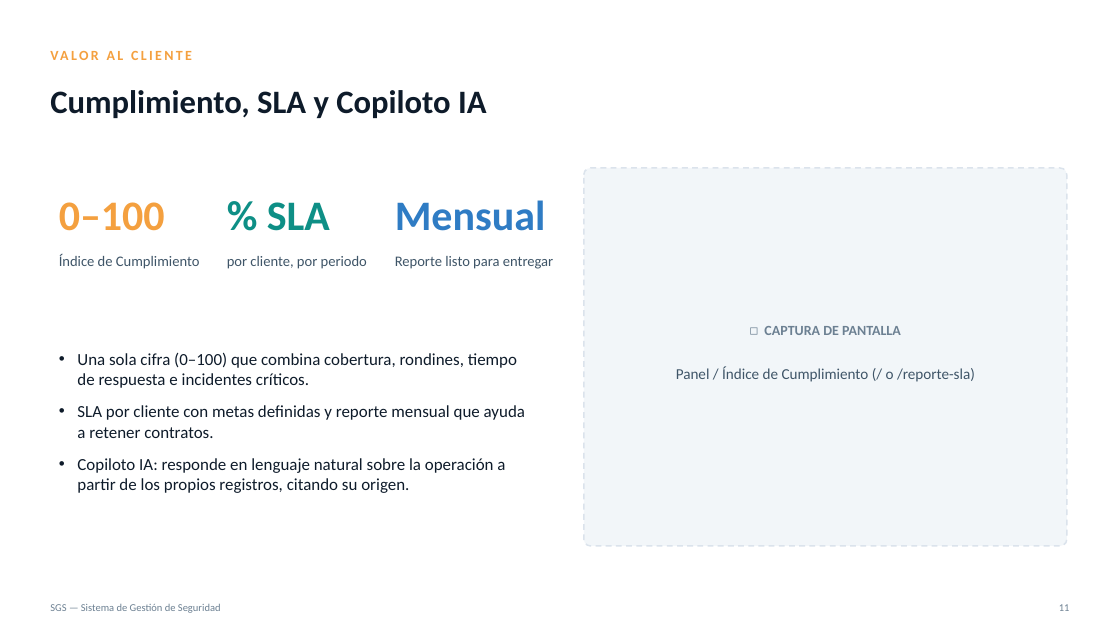
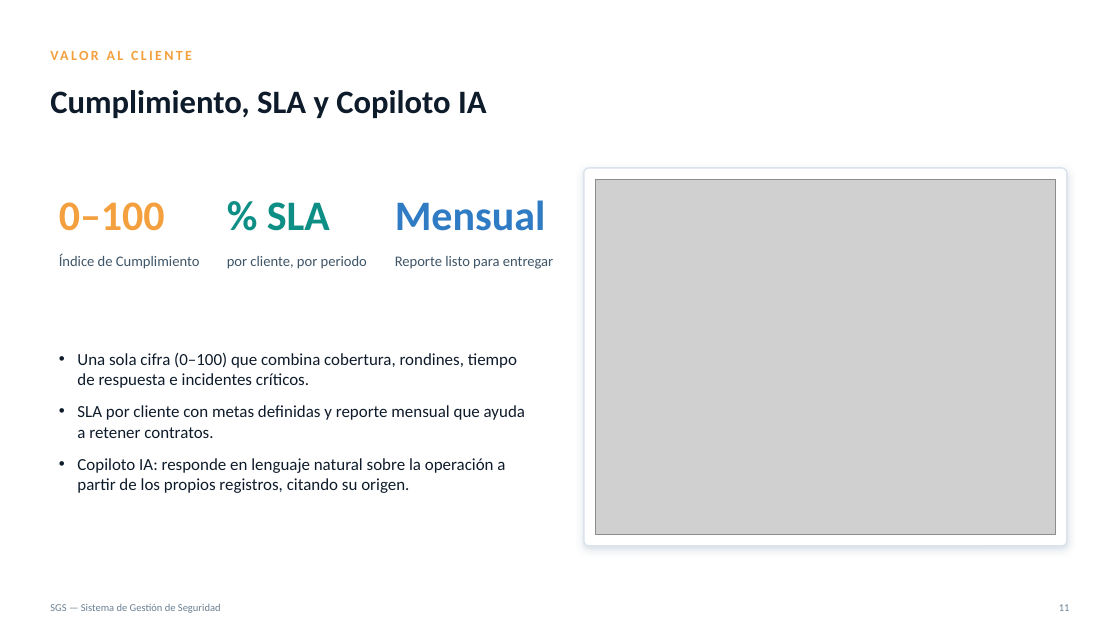
Before and after one commit to jorgeronc/SGS, a slide deck: slide 11 of docs/venta/SGS-Presentacion.pptx. Drawn at 1120x630 pixels with LibreOffice and Linux fonts; fonts in the diff are those of the drawing; grey boxes stand for pictures. Boxes give left, top, right and bottom in pixels: in the first picture for what was removed or moved away, otherwise in the second. Text is boxed around its words. In the diff, an @@ line names an element or a change of style, - is before the commit and + after.

```diff
--- a/docs/venta/SGS-Presentacion.pptx
+++ b/docs/venta/SGS-Presentacion.pptx
@@ rounded rectangle at (x1=584, y1=168, x2=1067, y2=546): fill #F2F6F9 to #FFFFFF; outline #DBE3EC 1.25 pt dashed to #DBE3EC 1.25 pt; shadow on; proportions changed @@
@@ picture added at (x1=596, y1=180, x2=1055, y2=534) @@
@@ text removed at (x1=764, y1=326, x2=901, y2=335) @@
-◻ CAPTURA DE PANTALLA
@@ text removed at (x1=676, y1=366, x2=975, y2=382) @@
-Panel / Índice de Cumplimiento (/ o /reporte-sla)
```
Also in this commit, not shown: 4 other slides changed, 6 other files.
